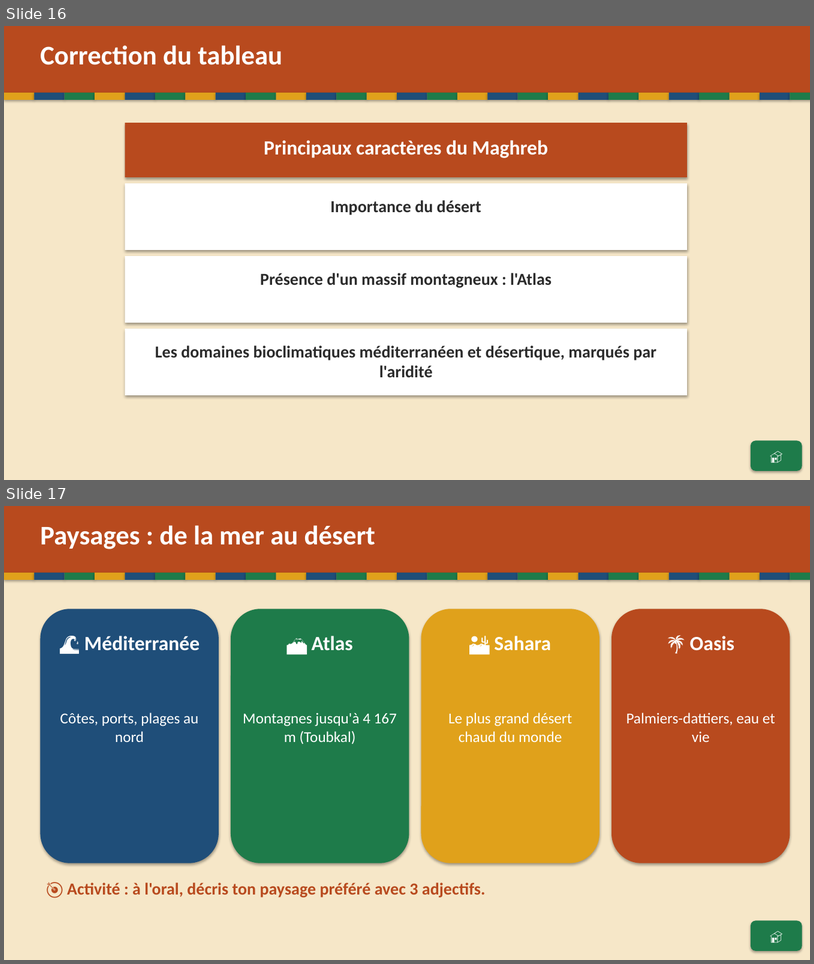
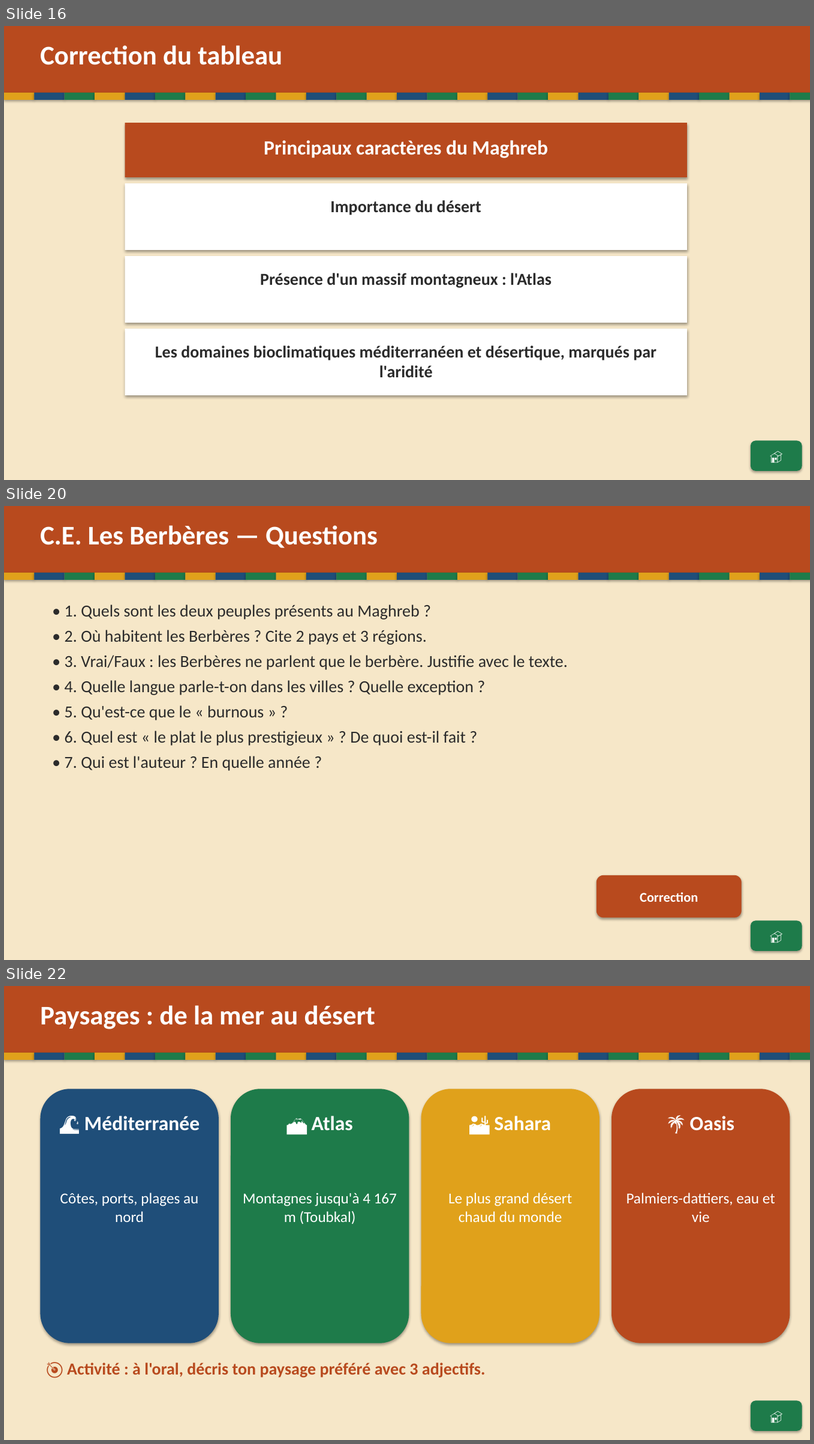
Before and after one commit to Paquereauman/Paquereauman, a slide deck: maghreb/maghreb-interactif.pptx. Shown one above the other, each under a label of ours: slides 16 and 17 before the commit, slides 16, 20 and 22 after it; the slides between them are not shown. The pictures are 814x964 and 814x1444 pixels, drawn with LibreOffice and Linux fonts; fonts in the diff are those of the drawing. Boxes give left, top, right and bottom in pixels: in the first picture for what was removed or moved away, otherwise in the second. Text is boxed around its words. In the diff, an @@ line names an element or a change of style, - is before the commit and + after.

```diff
--- a/maghreb/maghreb-interactif.pptx
+++ b/maghreb/maghreb-interactif.pptx
@@ slide 20 added at <box>4,506,810,960</box>, background #FFFFFF @@
@@ rectangle added at <box>4,506,810,960</box>, fill #F6E7C8 @@
@@ rectangle added at <box>4,506,810,573</box>, fill #B84A1E @@
@@ text added at <box>40,525,378,548</box>, 32 pt, text #FFFFFF, bold @@
+C.E. Les Berbères — Questions
@@ rectangle added at <box>4,573,34,580</box>, fill #E0A11B @@
@@ rectangle added at <box>34,573,65,580</box>, fill #1F4E79 @@
@@ rectangle added at <box>65,573,95,580</box>, fill #1E7B4A @@
@@ rectangle added at <box>95,573,125,580</box>, fill #E0A11B @@
@@ rectangle added at <box>125,573,155,580</box>, fill #1F4E79 @@
@@ rectangle added at <box>155,573,185,580</box>, fill #1E7B4A @@
@@ rectangle added at <box>185,573,216,580</box>, fill #E0A11B @@
@@ rectangle added at <box>216,573,246,580</box>, fill #1F4E79 @@
@@ rectangle added at <box>246,573,276,580</box>, fill #1E7B4A @@
@@ rectangle added at <box>276,573,306,580</box>, fill #E0A11B @@
@@ rectangle added at <box>306,573,337,580</box>, fill #1F4E79 @@
@@ rectangle added at <box>337,573,367,580</box>, fill #1E7B4A @@
@@ rectangle added at <box>367,573,397,580</box>, fill #E0A11B @@
@@ rectangle added at <box>397,573,428,580</box>, fill #1F4E79 @@
@@ rectangle added at <box>428,573,458,580</box>, fill #1E7B4A @@
@@ rectangle added at <box>458,573,488,580</box>, fill #E0A11B @@
@@ rectangle added at <box>488,573,518,580</box>, fill #1F4E79 @@
@@ rectangle added at <box>518,573,548,580</box>, fill #1E7B4A @@
@@ rectangle added at <box>548,573,579,580</box>, fill #E0A11B @@
@@ rectangle added at <box>579,573,609,580</box>, fill #1F4E79 @@
@@ rectangle added at <box>609,573,639,580</box>, fill #1E7B4A @@
@@ rectangle added at <box>639,573,669,580</box>, fill #E0A11B @@
@@ rectangle added at <box>669,573,699,580</box>, fill #1F4E79 @@
@@ rectangle added at <box>699,573,730,580</box>, fill #1E7B4A @@
@@ rectangle added at <box>730,573,760,580</box>, fill #E0A11B @@
@@ rectangle added at <box>760,573,791,580</box>, fill #1F4E79 @@
@@ rectangle added at <box>791,573,810,580</box>, fill #1E7B4A @@
@@ text added at <box>65,604,568,771</box>, 20 pt, text #2B2B2B @@
+• 1. Quels sont les deux peuples présents au Maghreb ?
+• 2. Où habitent les Berbères ? Cite 2 pays et 3 régions.
+• 3. Vrai/Faux : les Berbères ne parlent que le berbère. Justifie avec le texte.
+• 4. Quelle langue parle-t-on dans les villes ? Quelle exception ?
+• 5. Qu'est-ce que le « burnous » ?
+• 6. Quel est « le plat le plus prestigieux » ? De quoi est-il fait ?
+• 7. Qui est l'auteur ? En quelle année ?
@@ rounded rectangle added at <box>597,875,742,918</box>, fill #B84A1E, 16 pt, text #FFFFFF, bold @@
+Correction
@@ rounded rectangle added at <box>751,921,803,951</box>, fill #1E7B4A, 16 pt, text #FFFFFF, bold @@
+🏠
@@ what was slide 17 is now slide 22 @@
```
Also in this commit, not shown: 4 other slides added, 1 other file.
